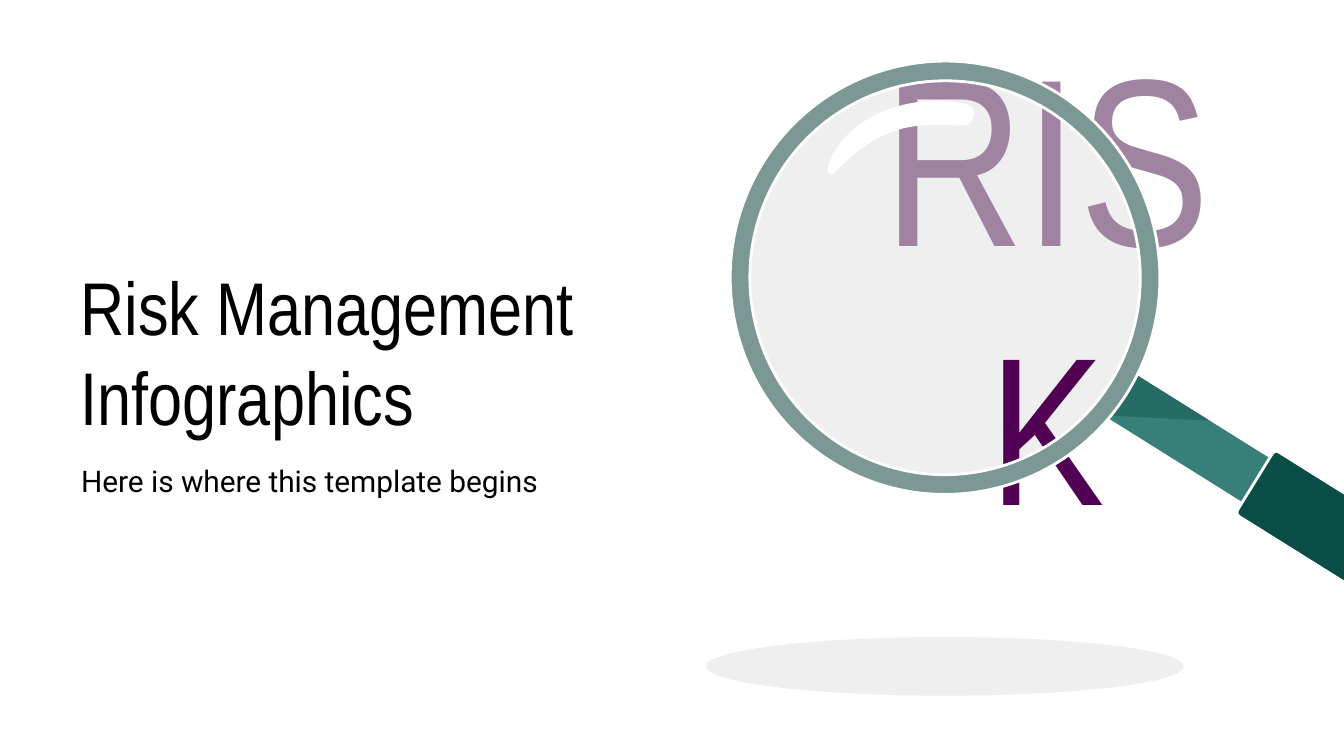
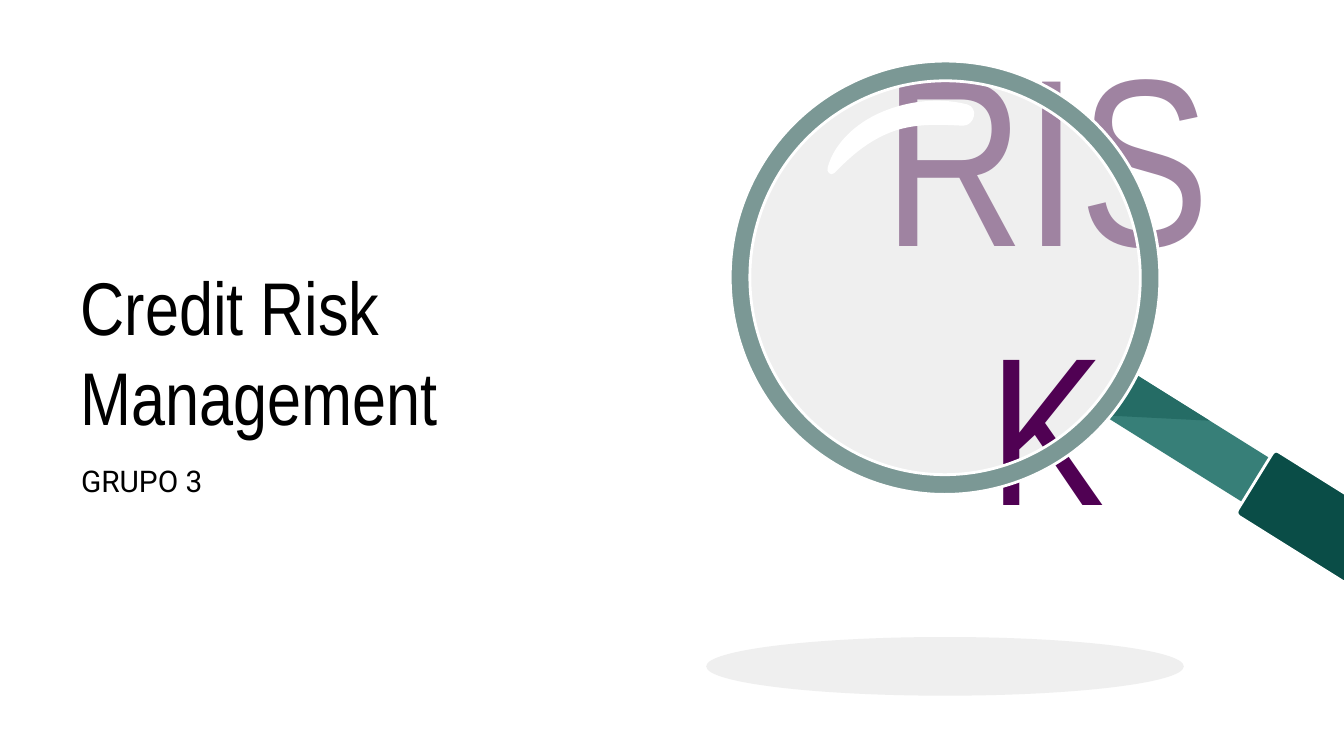
Before and after one commit to vrobles/Proyecto_Grupo3, a slide deck: slide 1 of Risk Management Infographics by Slidesgo.pptx. Drawn at 1344x756 pixels with LibreOffice and Linux fonts; fonts in the diff are those of the drawing. Boxes give left, top, right and bottom in pixels: in the first picture for what was removed or moved away, otherwise in the second. Text is boxed around its words. In the diff, an @@ line names an element or a change of style, - is before the commit and + after.

```diff
--- a/Risk Management Infographics by Slidesgo.pptx
+++ b/Risk Management Infographics by Slidesgo.pptx
@@ title at box(81, 281, 438, 439): text changed @@
-Risk Management Infographics
+Credit Risk Management
@@ subtitle at box(81, 470, 203, 493): text changed @@
-Here is where this template begins
+GRUPO 3
```
Also in this commit, not shown: 4 slides added, 3 slides removed.
